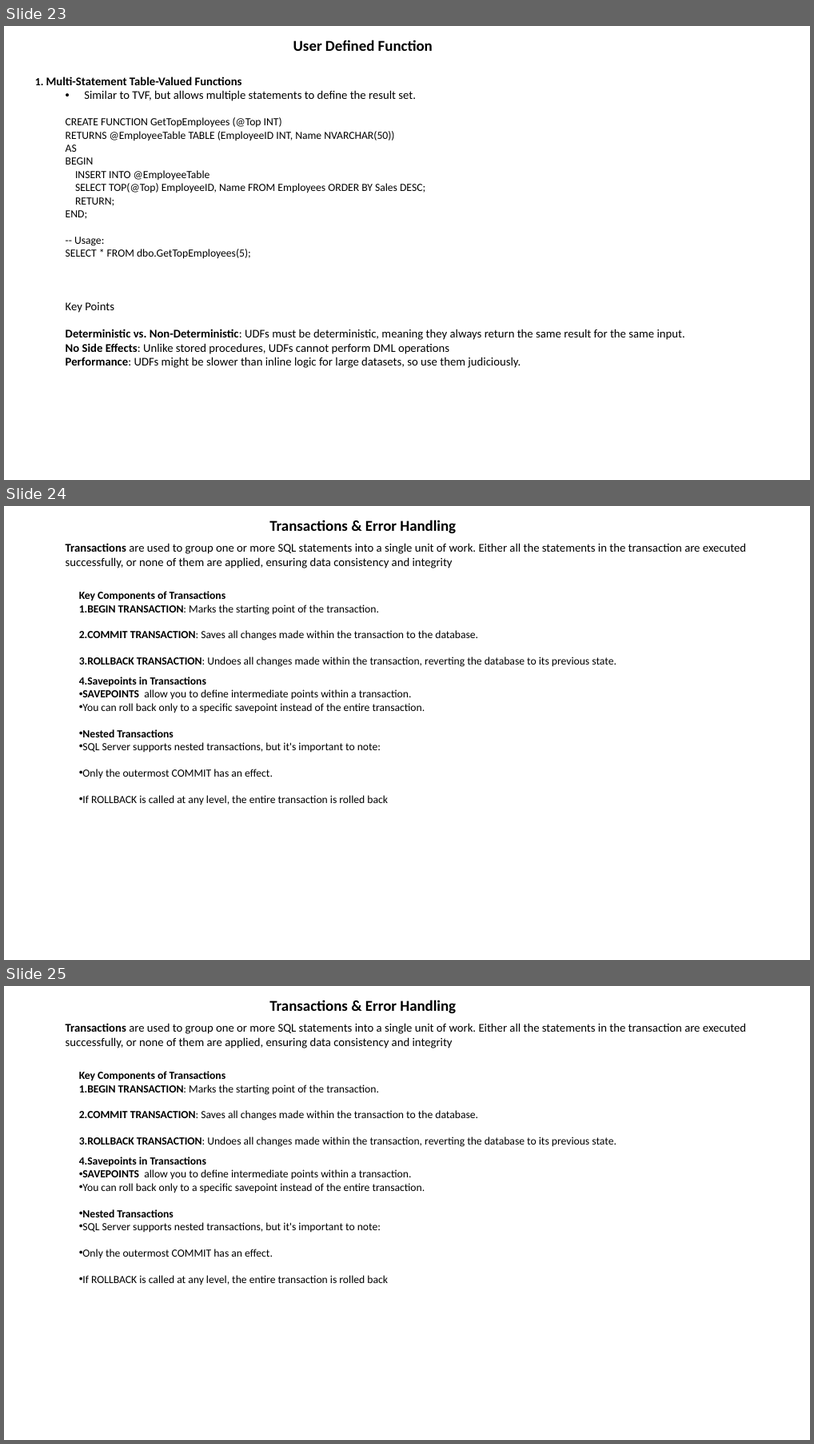
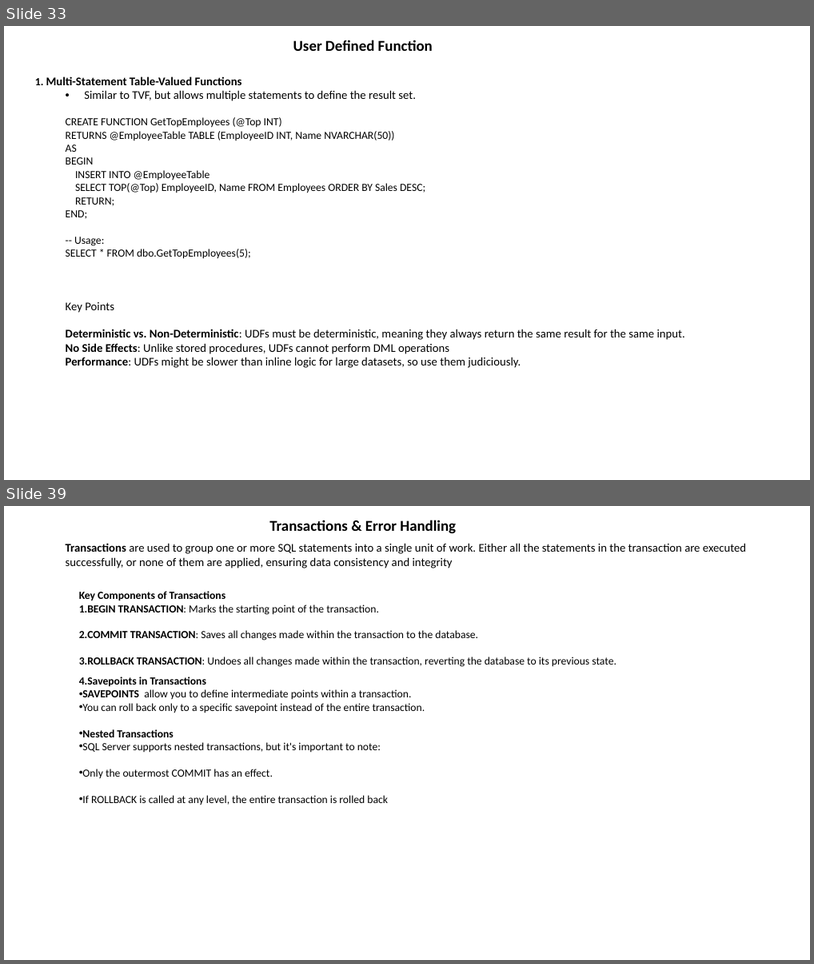
Before and after one commit to NareshESSPL/ESSPL_SqlTraining_AMS, a slide deck: DBMS.pptx. Shown one above the other, each under a label of ours: slides 23, 24 and 25 before the commit, slides 33 and 39 after it; the slides between them are not shown. The pictures are 814x1444 and 814x964 pixels, drawn with LibreOffice and Linux fonts; fonts in the diff are those of the drawing. Boxes give left, top, right and bottom in pixels: in the first picture for what was removed or moved away, otherwise in the second. Text is boxed around its words. In the diff, an @@ line names an element or a change of style, - is before the commit and + after.

```diff
--- a/DBMS.pptx
+++ b/DBMS.pptx
@@ slide 24 removed at [4, 506, 810, 960], background #FFFFFF @@
@@ text removed at [270, 520, 456, 534] @@
-Transactions & Error Handling
@@ text removed at [66, 543, 746, 568] @@
-  Transactions are used to group one or more SQL statements into a single unit of work. Either all the statements in the transaction are executed successfully, or none of them are applied, ensuring data consistency and integrity
@@ text removed at [79, 591, 617, 667] @@
-Key Components of Transactions
-1. BEGIN TRANSACTION: Marks the starting point of the transaction.
-2. COMMIT TRANSACTION: Saves all changes made within the transaction to the database.
-3. ROLLBACK TRANSACTION: Undoes all changes made within the transaction, reverting the database to its previous state.
@@ text removed at [79, 676, 426, 804] @@
-4.Savepoints in Transactions
-• SAVEPOINTS allow you to define intermediate points within a transaction.
-• You can roll back only to a specific savepoint instead of the entire transaction.
-• Nested Transactions
-• SQL Server supports nested transactions, but it's important to note:
-• Only the outermost COMMIT has an effect.
-• If ROLLBACK is called at any level, the entire transaction is rolled back
@@ what was slide 23 is now slide 33 @@
@@ what was slide 25 is now slide 39 @@
```
Also in this commit, not shown: 4 slides changed, 15 slides added, 28 other files.
